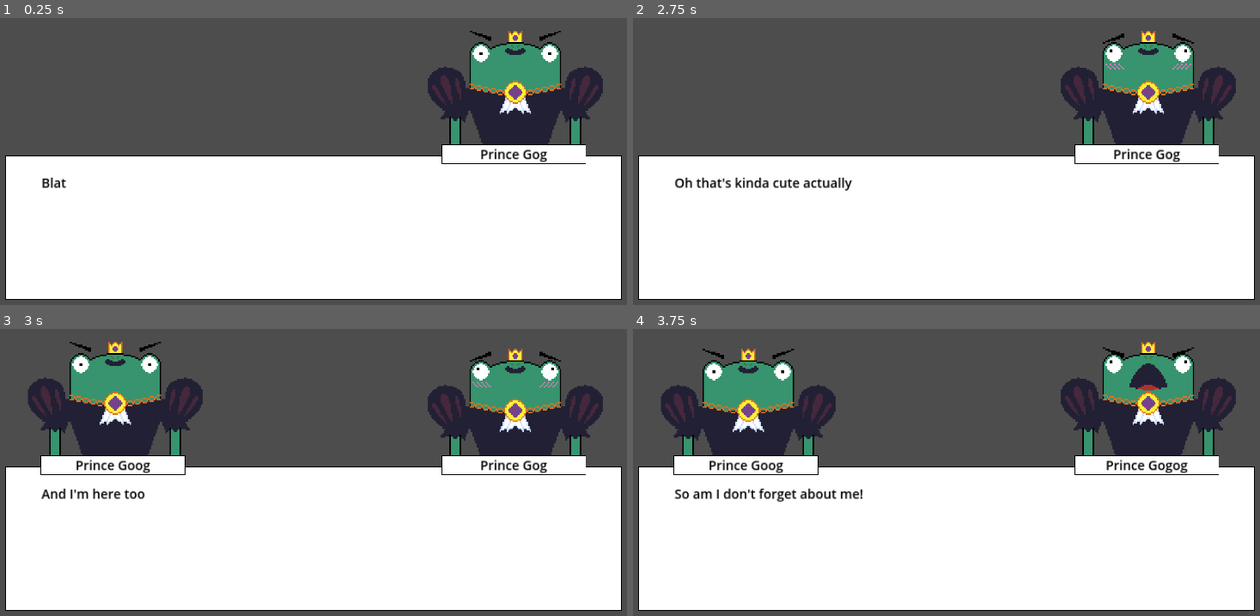
Above: before the commit, frames 1-4 (two rows, left to right).
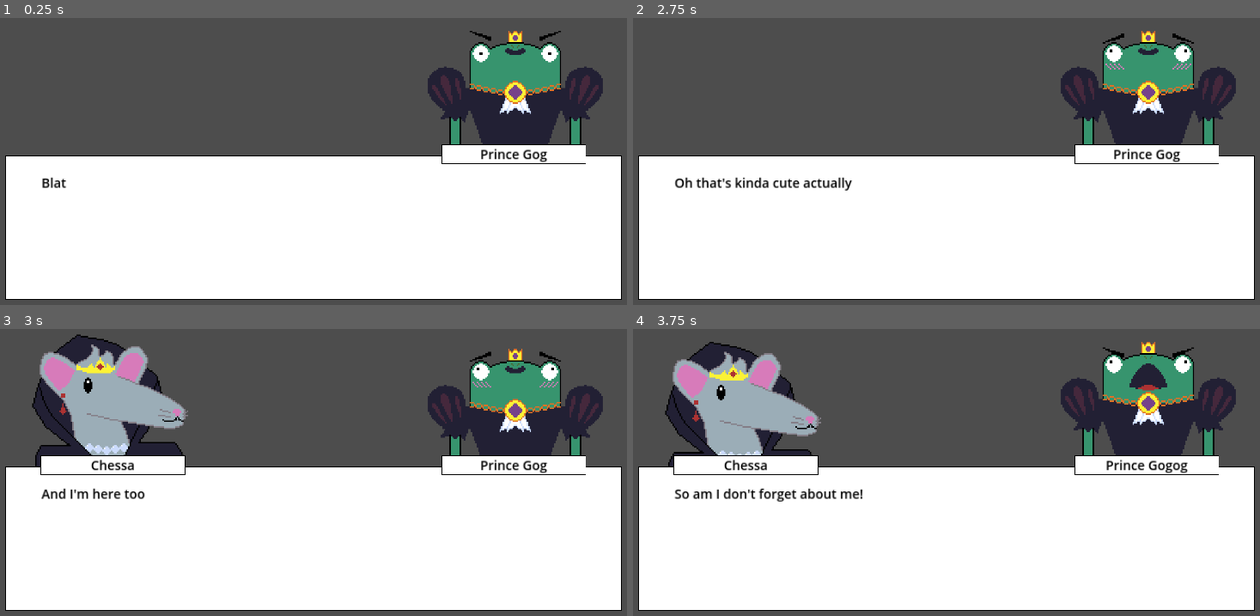
Above: after the commit, the same moments.

Repository: macpheedj/gmtk23
Game: Godot game, scene res://conversation.tscn
Same seed, same stepped clock (60 frames per second), same inputs: the game is played once before the commit and once after it. This scene is started directly instead of the project's main scene.
Inputs:
- Up to frame 1 (0.25 s): no input
- Up to frame 2 (2.75 s): tap Enter (text_advance) at 0.5, 0.6, 1.35, 2.1 s; tap Space at 2 s
- Up to frame 3 (3 s): tap Enter (text_advance) at 2.75, 2.85 s
- Up to frame 4 (3.75 s): tap Space at 3.5 s; tap Enter (text_advance) at 3.6 s

Frames 1-2 are identical in both runs. In frame 3, 8.1% of the frame differs, in the area x 4-33%, y 1-51%; in frame 4, 7.7%.

Commit message:
renamed some stuff

Diff:
--- a/conversation.gd
+++ b/conversation.gd
@@ -22,14 +22,19 @@
 		"message": "Oh that's kinda cute actually"
 	},
 	{
-		"speaker": "Prince Goog",
-		"portrait": "gog_default",
+		"speaker": "Chessa",
+		"portrait": "chessa_default",
 		"message": "And I'm here too"
 	},
 	{
 		"speaker": "Prince Gogog",
 		"portrait": "gog_angry",
-		"message": "So am I don't forget about me!"
+		"message": "So am I don't forget about me!",
+		"prompts": [
+			"Hello there",
+			"I didn't see you there",
+			"You are there, it seems"
+		]
 	}
 ]
 
@@ -45,7 +50,7 @@
 
 
 func isFinishedTyping() -> bool:
-	return $SpeechBorder/SpeechBG/Speech.visible_characters >= $SpeechBorder/SpeechBG/Speech.text.length()
+	return $Speech/BG/Text.visible_characters >= $Speech/BG/Text.text.length()
 
 
 func displayNextMessage():
@@ -57,10 +62,10 @@
 
 	if speakers.find(dialogue.speaker) % 2 == 0:
 		$SpeakerPortraitR.set_texture(portrait)
-		$SpeakerBorderR.visible = true
-		$SpeechBorder/SpeechBG/Speech.visible_characters = 0
-		$SpeechBorder/SpeechBG/Speech.text = dialogue.message
-		$SpeakerBorderR/SpeakerBGR/SpeakerR.text = "[center]" + dialogue.speaker + "[/center]"
+		$Speech/BG/Text.visible_characters = 0
+		$Speech/BG/Text.text = dialogue.message
+		$SpeakerR.visible = true
+		$SpeakerR/BG/Name.text = "[center]" + dialogue.speaker + "[/center]"
 
 		if $SpeakerPortraitR.position.y != 390:
 			$SpeakerPortraitR.position.y = 390
@@ -68,17 +73,25 @@
 
 	else:
 		$SpeakerPortraitL.set_texture(portrait)
-		$SpeakerBorderL.visible = true
-		$SpeechBorder/SpeechBG/Speech.visible_characters = 0
-		$SpeechBorder/SpeechBG/Speech.text = dialogue.message
-		$SpeakerBorderL/SpeakerBGL/SpeakerL.text = "[center]" + dialogue.speaker + "[/center]"
+		$Speech/BG/Text.visible_characters = 0
+		$Speech/BG/Text.text = dialogue.message
+		$SpeakerL.visible = true
+		$SpeakerL/BG/Name.text = "[center]" + dialogue.speaker + "[/center]"
 
 		if $SpeakerPortraitL.position.y != 390:
 			$SpeakerPortraitL.position.y = 390
 			$SpeakerPortraitR.position.y = 410
 
+	# if dialogue.prompts:
+	# 	displayPrompt(dialogue.prompts)
+
 	if $TypeTimer.is_stopped():
 		$TypeTimer.start()
+
+
+func displayPrompt(prompts):
+
+	pass
 
 
 func advanceMessage():
@@ -94,11 +107,11 @@
 		if isFinishedTyping():
 			advanceMessage()
 		else:
-			$SpeechBorder/SpeechBG/Speech.visible_characters = $SpeechBorder/SpeechBG/Speech.text.length()
+			$Speech/BG/Text.visible_characters = $Speech/BG/Text.text.length()
 
 
 func _on_type_timer_timeout():
 	if not isFinishedTyping():
-		$SpeechBorder/SpeechBG/Speech.visible_characters += 1
+		$Speech/BG/Text.visible_characters += 1
 	else:
 		$TypeTimer.stop()
--- a/conversation.tscn
+++ b/conversation.tscn
@@ -11,7 +11,7 @@
 [node name="SpeakerPortraitL" type="Sprite2D" parent="."]
 position = Vector2(406, 410)
 
-[node name="SpeechBorder" type="ColorRect" parent="."]
+[node name="Speech" type="ColorRect" parent="."]
 offset_left = 98.0
 offset_top = 578.0
 offset_right = 1822.0
@@ -19,14 +19,14 @@
 color = Color(0, 0, 0, 1)
 metadata/_edit_group_ = true
 
-[node name="SpeechBG" type="ColorRect" parent="SpeechBorder"]
+[node name="BG" type="ColorRect" parent="Speech"]
 layout_mode = 0
 offset_left = 2.0
 offset_top = 2.0
 offset_right = 1722.0
 offset_bottom = 402.0
 
-[node name="Speech" type="RichTextLabel" parent="SpeechBorder/SpeechBG"]
+[node name="Text" type="RichTextLabel" parent="Speech/BG"]
 layout_mode = 0
 offset_left = 100.0
 offset_top = 50.0
@@ -38,7 +38,91 @@
 visible_characters = 0
 visible_ratio = 0.0
 
-[node name="SpeakerBorderR" type="ColorRect" parent="."]
+[node name="Prompt1" type="ColorRect" parent="."]
+visible = false
+offset_left = 460.0
+offset_top = 150.0
+offset_right = 1460.0
+offset_bottom = 225.0
+color = Color(0, 0, 0, 1)
+metadata/_edit_group_ = true
+
+[node name="BG" type="ColorRect" parent="Prompt1"]
+layout_mode = 0
+offset_left = 2.0
+offset_top = 2.0
+offset_right = 998.0
+offset_bottom = 73.0
+
+[node name="Prompt" type="RichTextLabel" parent="Prompt1/BG"]
+layout_mode = 0
+offset_left = 52.0
+offset_top = 5.0
+offset_right = 948.0
+offset_bottom = 66.0
+theme_override_colors/default_color = Color(0, 0, 0, 1)
+theme_override_font_sizes/normal_font_size = 36
+text = "test dialogue"
+visible_characters = 0
+visible_ratio = 0.0
+
+[node name="Prompt2" type="ColorRect" parent="."]
+visible = false
+offset_left = 460.0
+offset_top = 300.0
+offset_right = 1460.0
+offset_bottom = 375.0
+color = Color(0, 0, 0, 1)
+metadata/_edit_group_ = true
+
+[node name="BG" type="ColorRect" parent="Prompt2"]
+layout_mode = 0
+offset_left = 2.0
+offset_top = 2.0
+offset_right = 998.0
+offset_bottom = 73.0
+
+[node name="Prompt" type="RichTextLabel" parent="Prompt2/BG"]
+layout_mode = 0
+offset_left = 52.0
+offset_top = 5.0
+offset_right = 948.0
+offset_bottom = 66.0
+theme_override_colors/default_color = Color(0, 0, 0, 1)
+theme_override_font_sizes/normal_font_size = 36
+text = "test dialogue"
+visible_characters = 0
+visible_ratio = 0.0
+
+[node name="Prompt3" type="ColorRect" parent="."]
+visible = false
+offset_left = 460.0
+offset_top = 450.0
+offset_right = 1460.0
+offset_bottom = 525.0
+color = Color(0, 0, 0, 1)
+metadata/_edit_group_ = true
+
+[node name="BG" type="ColorRect" parent="Prompt3"]
+layout_mode = 0
+offset_left = 2.0
+offset_top = 2.0
+offset_right = 998.0
+offset_bottom = 73.0
+
+[node name="Prompt" type="RichTextLabel" parent="Prompt3/BG"]
+layout_mode = 0
+offset_left = 52.0
+offset_top = 5.0
+offset_right = 948.0
+offset_bottom = 66.0
+theme_override_colors/default_color = Color(0, 0, 0, 1)
+theme_override_font_sizes/normal_font_size = 36
+text = "test dialogue"
+visible_characters = 0
+visible_ratio = 0.0
+
+[node name="SpeakerR" type="ColorRect" parent="."]
 visible = false
 offset_left = 1318.0
 offset_top = 548.0
@@ -47,14 +131,14 @@
 color = Color(0, 0, 0, 1)
 metadata/_edit_group_ = true
 
-[node name="SpeakerBGR" type="ColorRect" parent="SpeakerBorderR"]
+[node name="BG" type="ColorRect" parent="SpeakerR"]
 layout_mode = 0
 offset_left = 2.0
 offset_top = 2.0
 offset_right = 402.0
 offset_bottom = 52.0
 
-[node name="SpeakerR" type="RichTextLabel" parent="SpeakerBorderR/SpeakerBGR"]
+[node name="Name" type="RichTextLabel" parent="SpeakerR/BG"]
 layout_mode = 0
 offset_right = 400.0
 offset_bottom = 53.0
@@ -62,7 +146,7 @@
 theme_override_font_sizes/normal_font_size = 36
 bbcode_enabled = true
 
-[node name="SpeakerBorderL" type="ColorRect" parent="."]
+[node name="SpeakerL" type="ColorRect" parent="."]
 visible = false
 offset_left = 198.0
 offset_top = 548.0
@@ -71,14 +155,14 @@
 color = Color(0, 0, 0, 1)
 metadata/_edit_group_ = true
 
-[node name="SpeakerBGL" type="ColorRect" parent="SpeakerBorderL"]
+[node name="BG" type="ColorRect" parent="SpeakerL"]
 layout_mode = 0
 offset_left = 2.0
 offset_top = 2.0
 offset_right = 402.0
 offset_bottom = 52.0
 
-[node name="SpeakerL" type="RichTextLabel" parent="SpeakerBorderL/SpeakerBGL"]
+[node name="Name" type="RichTextLabel" parent="SpeakerL/BG"]
 layout_mode = 0
 offset_right = 400.0
 offset_bottom = 53.0
Binary file added: Assets/chessa_default.png
Not shown, added: Assets/chessa_default.png.import
